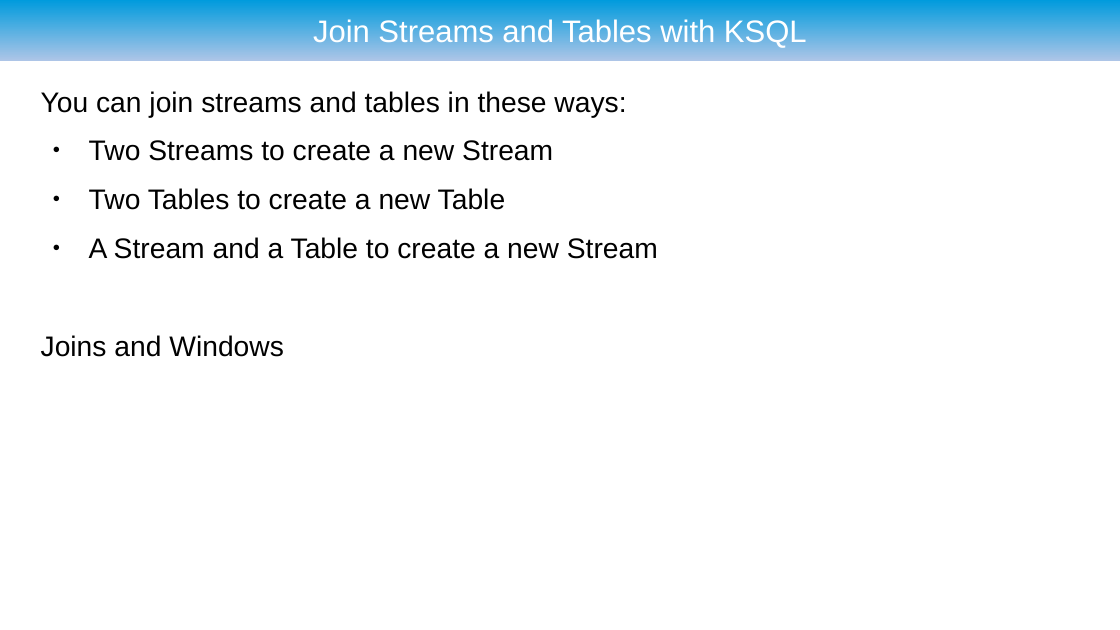
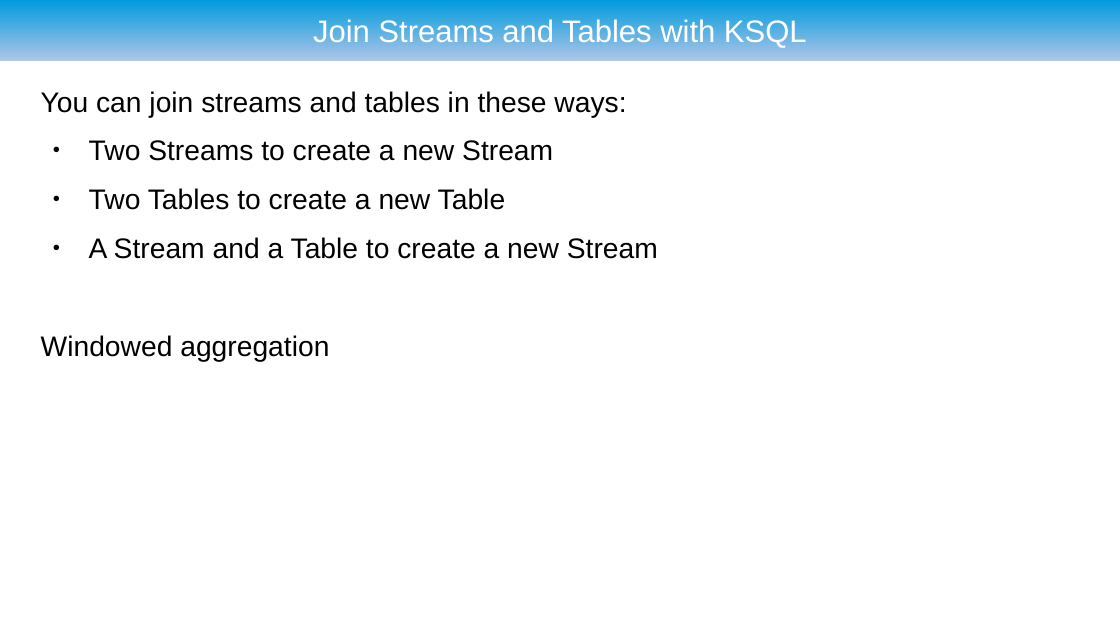
Before and after one commit to ryzlab/kafka-kompetensdag, a slide deck: slide 44 of doc/presentation.odp (slide 39 before the commit). Drawn at 1120x630 pixels with LibreOffice and Linux fonts; fonts in the diff are those of the drawing; background and template pictures are left out. Boxes give left, top, right and bottom in pixels: in the first picture for what was removed or moved away, otherwise in the second. Text is boxed around its words. In the diff, an @@ line names an element or a change of style, - is before the commit and + after.

```diff
--- a/doc/presentation.odp
+++ b/doc/presentation.odp
@@ text at <box>41,335,329,362</box>: text changed @@
-Joins and Windows
+Windowed aggregation
```
Also in this commit, not shown: 8 other slides changed, 4 slides added, 5 other files.
